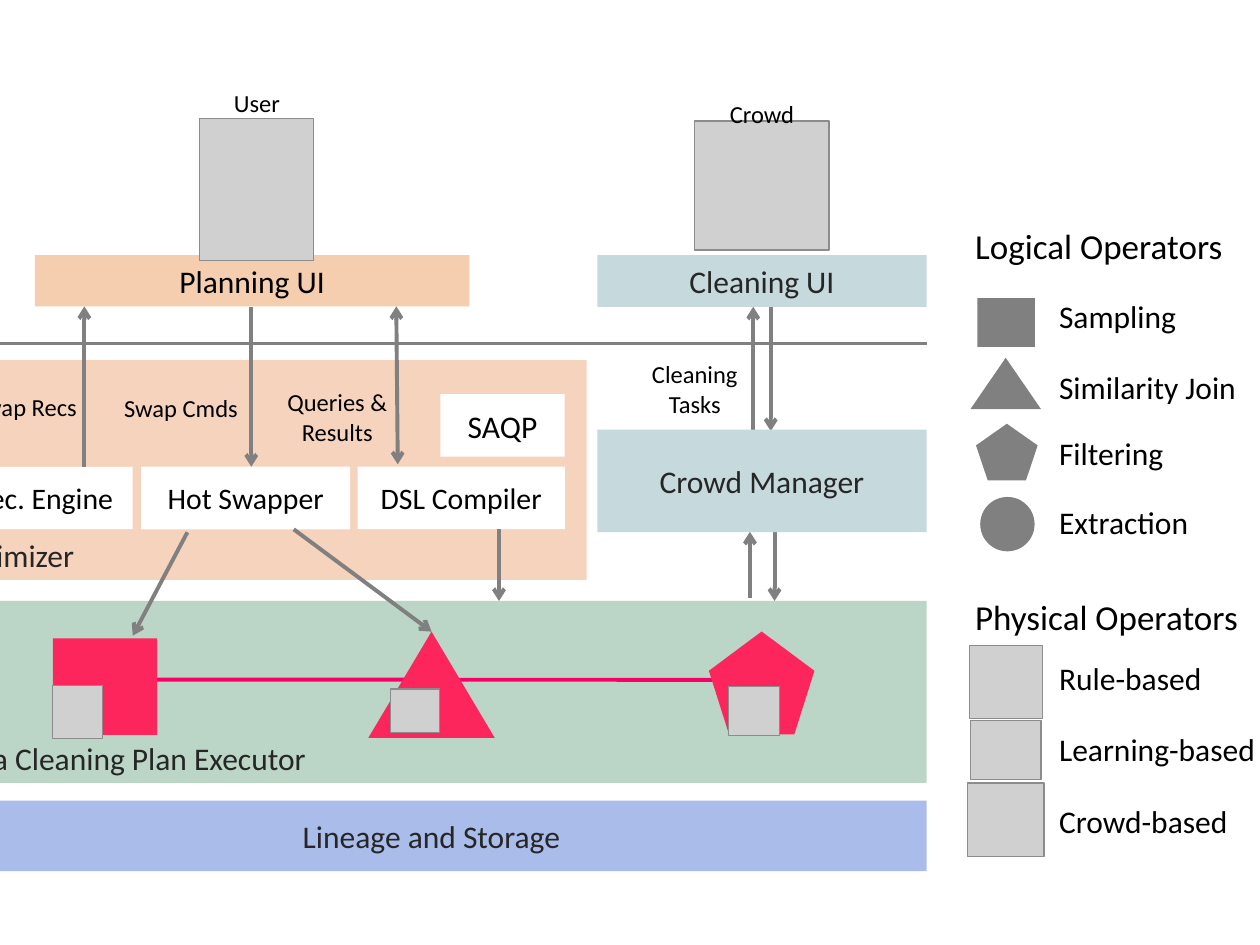
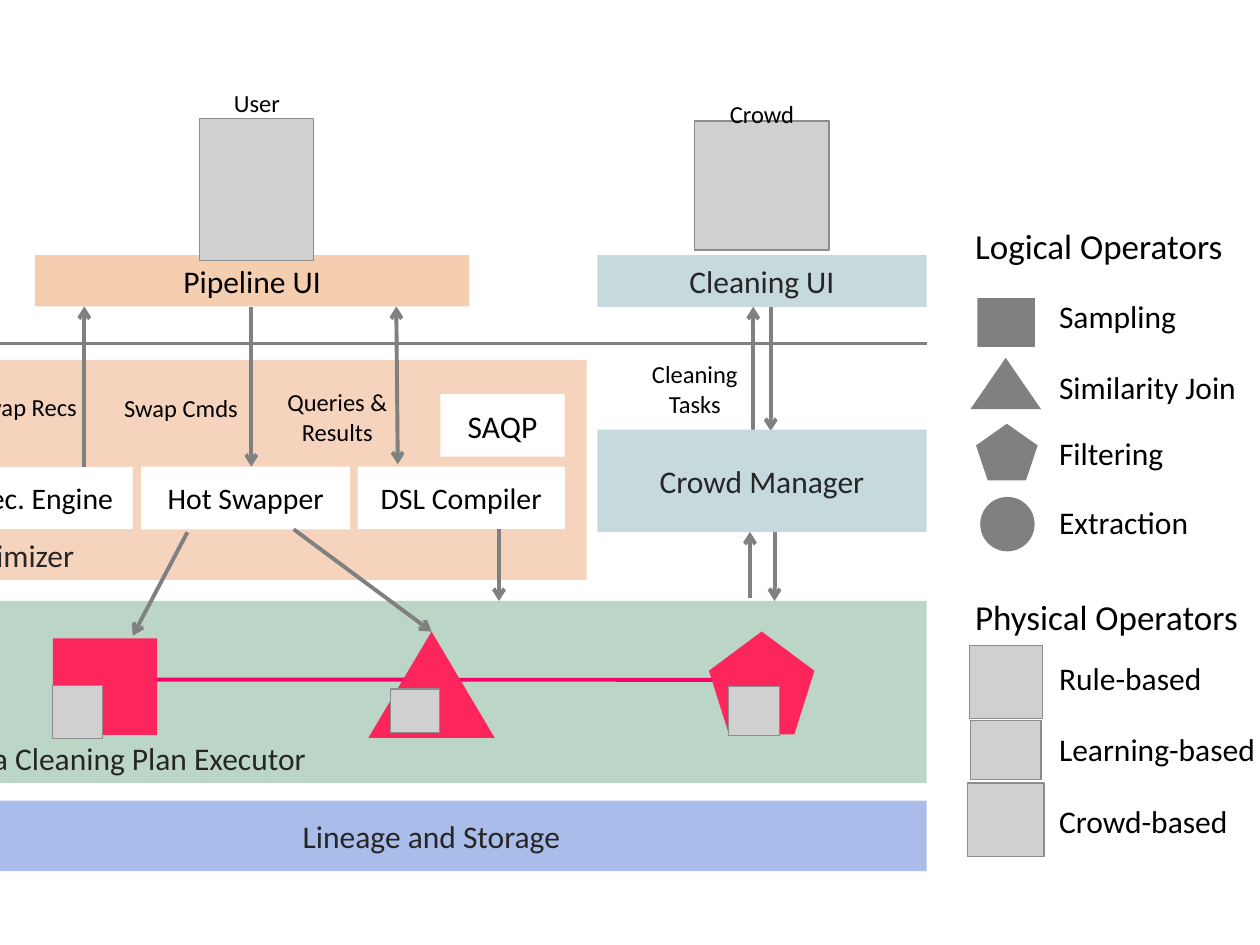
Before and after one commit to sjyk/vldb15-demo, a slide deck: slide 2 of figs/figs.pptx. Drawn at 1260x945 pixels with LibreOffice and Linux fonts; fonts in the diff are those of the drawing; grey boxes stand for pictures. Boxes give left, top, right and bottom in pixels: in the first picture for what was removed or moved away, otherwise in the second. Text is boxed around its words. In the diff, an @@ line names an element or a change of style, - is before the commit and + after.

```diff
--- a/figs/figs.pptx
+++ b/figs/figs.pptx
@@ text in rectangle at (183, 271, 321, 298): text changed @@
-Planning UI
+Pipeline UI
```
Also in this commit, not shown: 1 slide added, 1 other file.
